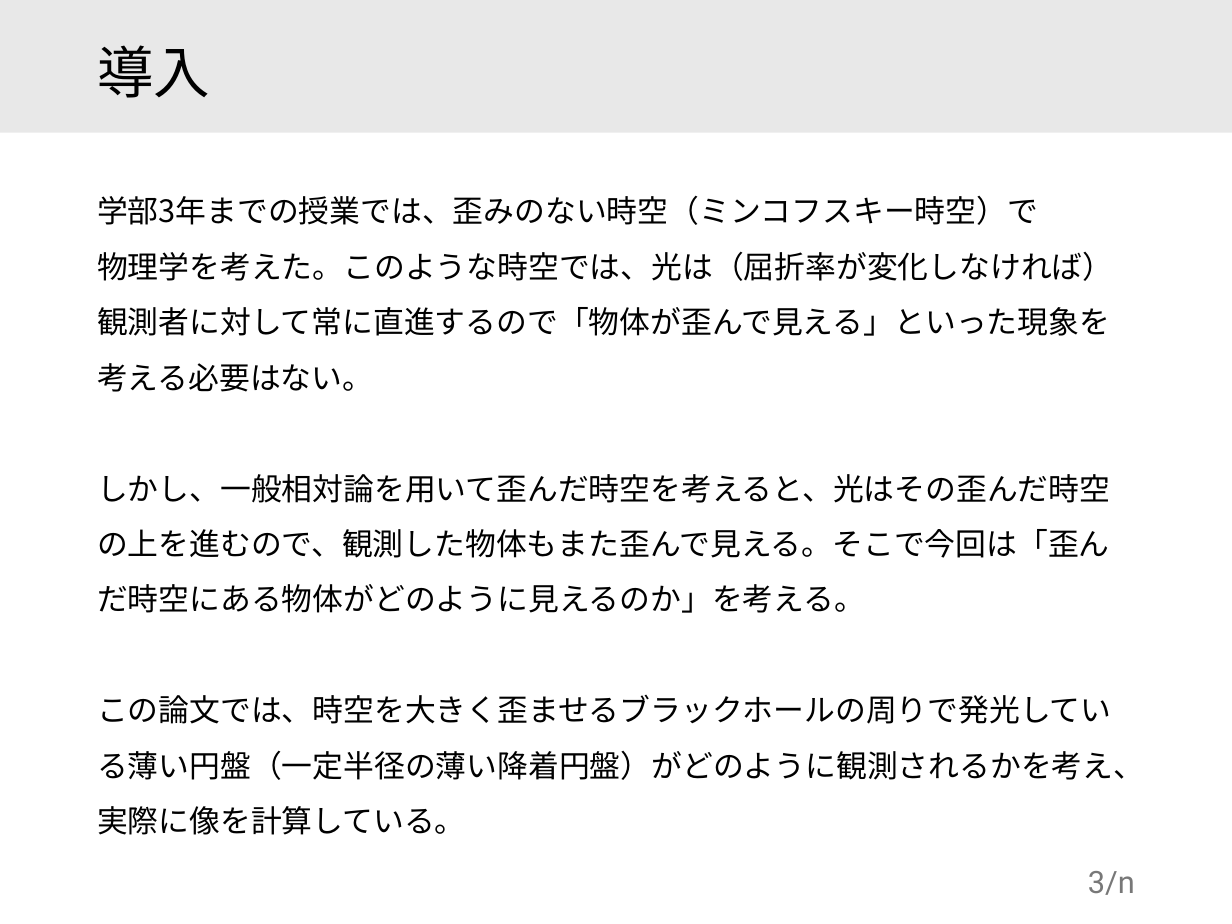
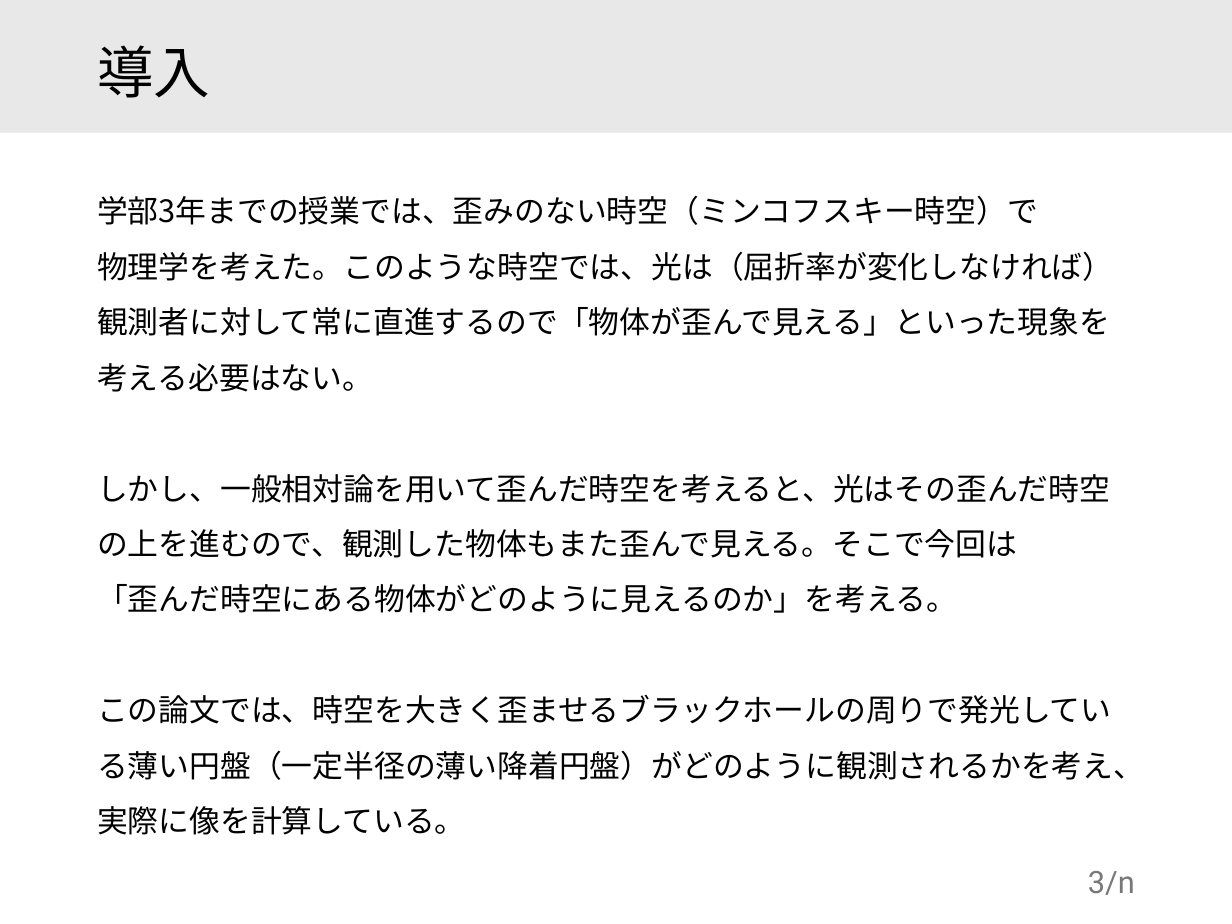
Before and after one commit to motoki-omamiuda/gakushuin, a slide deck: slide 3 of docs/大輪講.pptx. Drawn at 1232x924 pixels with LibreOffice and Linux fonts; fonts in the diff are those of the drawing. Boxes give left, top, right and bottom in pixels: in the first picture for what was removed or moved away, otherwise in the second. Text is boxed around its words. In the diff, an @@ line names an element or a change of style, - is before the commit and + after.

```diff
--- a/docs/大輪講.pptx
+++ b/docs/大輪講.pptx
@@ text at (x1=97, y1=474, x2=1110, y2=613): text changed @@
-しかし、一般相対論を用いて歪んだ時空を考えると、光はその歪んだ時空の上を進むので、観測した物体もまた歪んで見える。そこで今回は「歪んだ時空にある物体がどのように見えるのか」を考える。
+しかし、一般相対論を用いて歪んだ時空を考えると、光はその歪んだ時空の上を進むので、観測した物体もまた歪んで見える。そこで今回は
+「歪んだ時空にある物体がどのように見えるのか」を考える。
```
Also in this commit, not shown: 2 other slides changed, 1 slide added, 18 other files.
